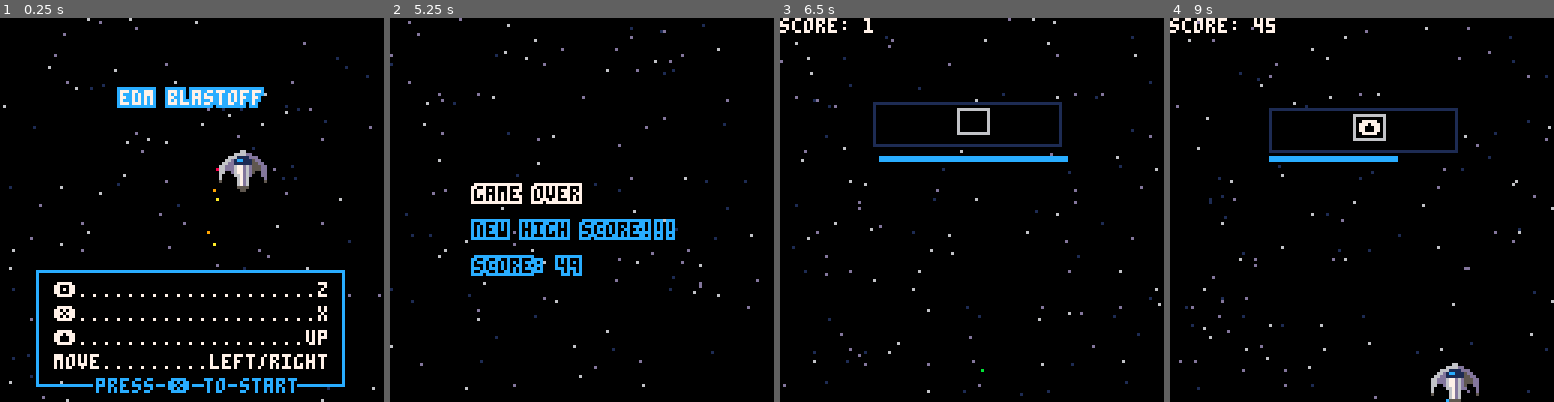
Above: before the commit, frames 1-4 (left to right).
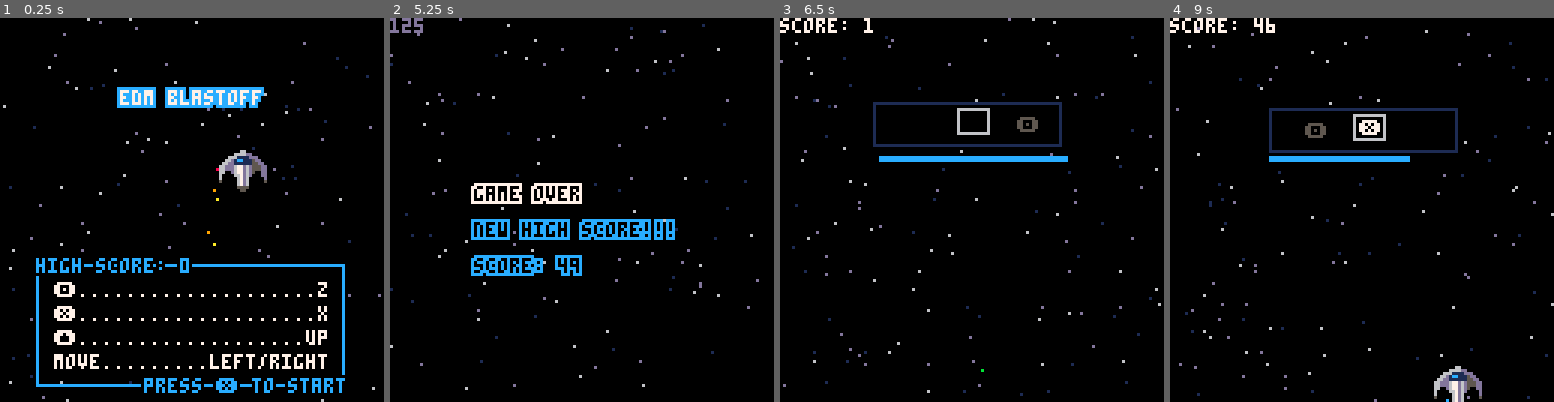
Above: after the commit, the same moments.

Repository: ryanford/EDM-Blastoff
Game: PICO-8 cartridge rhythm-game.p8
The game is run twice, just before and just after one commit, with the same random seed, the same clock (stepped at 60 frames per second) and the same inputs.
Inputs:
- Up to frame 1 (0.25 s): no input
- Up to frame 2 (5.25 s): tap O (Z key) at 0.33, 0.7, 1.43, 2.22, 3.1, 3.98, 4.87 s; tap X (X key) at 1.07, 2.07, 2.4, 2.73, 3.07, 3.4, 3.73, 4.07, 4.4, 4.73, 5.07 s; hold Left 1.97-2.37 s; hold Right 2.87-3.53 s; hold Up 3.58-4.08 s; hold Right 4.13-4.53 s; hold Left from 5.13 s (still down)
- Up to frame 3 (6.5 s): tap X (X key) every 0.33 s from 5.4 to 6.4 s; tap O (Z key) at 5.75 s; release Left at 5.8 s; hold Up 5.85-6.18 s; hold Left from 6.23 s (still down)
- Up to frame 4 (9 s): release Left at 6.63 s; tap O (Z key) at 6.63, 7.52, 8.4 s; tap X (X key) every 0.33 s from 6.73 to 8.73 s; hold Right 7.13-7.8 s; hold Up 7.85-8.35 s; hold Right 8.4-8.8 s

The runs differ from the first frame. In frame 1, 2.4% of the frame differs, in the area x 9-90%, y 62-98%; in frame 2, 0.2%; in frame 3, 0.1%; in frame 4, 2.2%.

Commit message:
fix-fireworks

Diff:
--- a/rhythm-game.p8
+++ b/rhythm-game.p8
@@ -96,10 +96,11 @@
 function intro_draw()
   cls()
   draw_stars()
+  draw_prop()
   draw_instructions()
+  print_outline("high score: "..highscore,12,80,0,12)
   print_outline("edm blastoff",40,24,12,7)
-  print_outline("press ❎ to start",32,120,0,12)
-  draw_prop()
+  print_outline("press ❎ to start",48,120,0,12)
   draw_ship()
 end
 
@@ -177,15 +178,12 @@
   if (btn(5) and timeout>1) _init()
   timeout+=dt
   p.invuln+=60
-    last_pattern = {1,1,1,1,1,1,1,1}
-    pattern = {1,1,1,1,2,1,1,1}
-    next_pattern = {1,1,1,1,4,1,1,1}
-    step = 128
 end
 
 function gameover_draw()
   cls()
   draw_stars()
+  print(step)
   print_outline("game over",28,56,7,0)
   if new_highscore then
     if step % 32 == 8 then
@@ -236,8 +234,8 @@
 end
 
 function draw_instructions()
-  rectfill(12,84,114,120,0)
-  rect(12,84,114,122,12)
+  rectfill(12,82,114,120,0)
+  rect(12,82,114,122,12)
   print("🅾️....................z", 18,88, 7)
   print("❎....................x", 18,96, 7)
   print("⬆️...................up", 18,104, 7)
Not shown, changed: main.js
